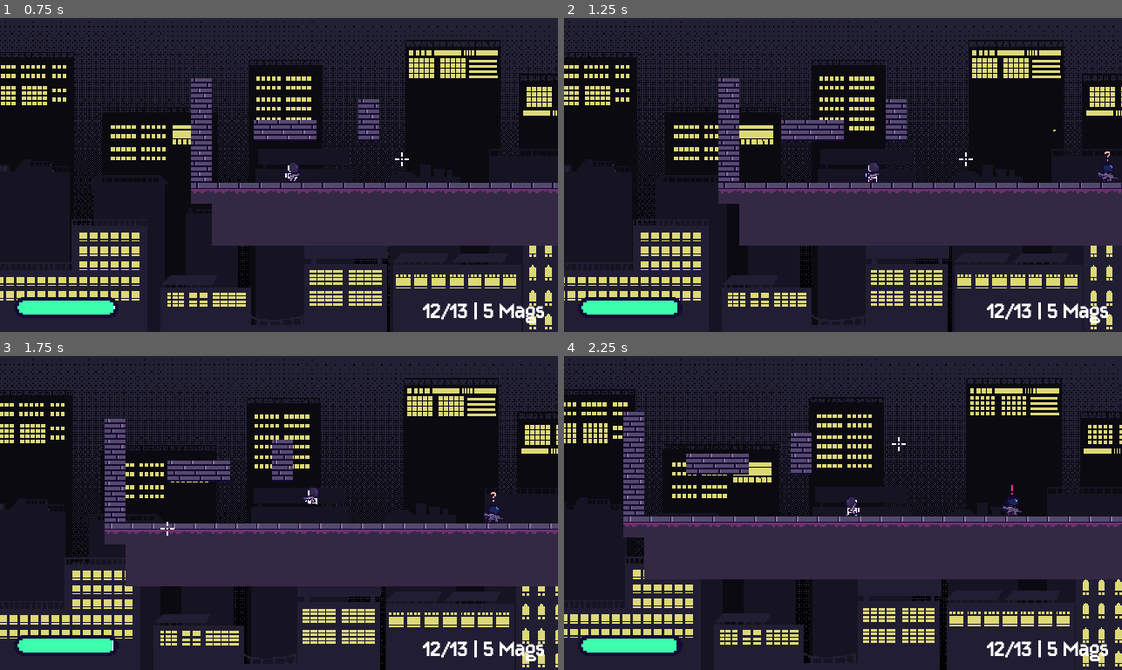
Above: before the commit, frames 1-4 (two rows, left to right).
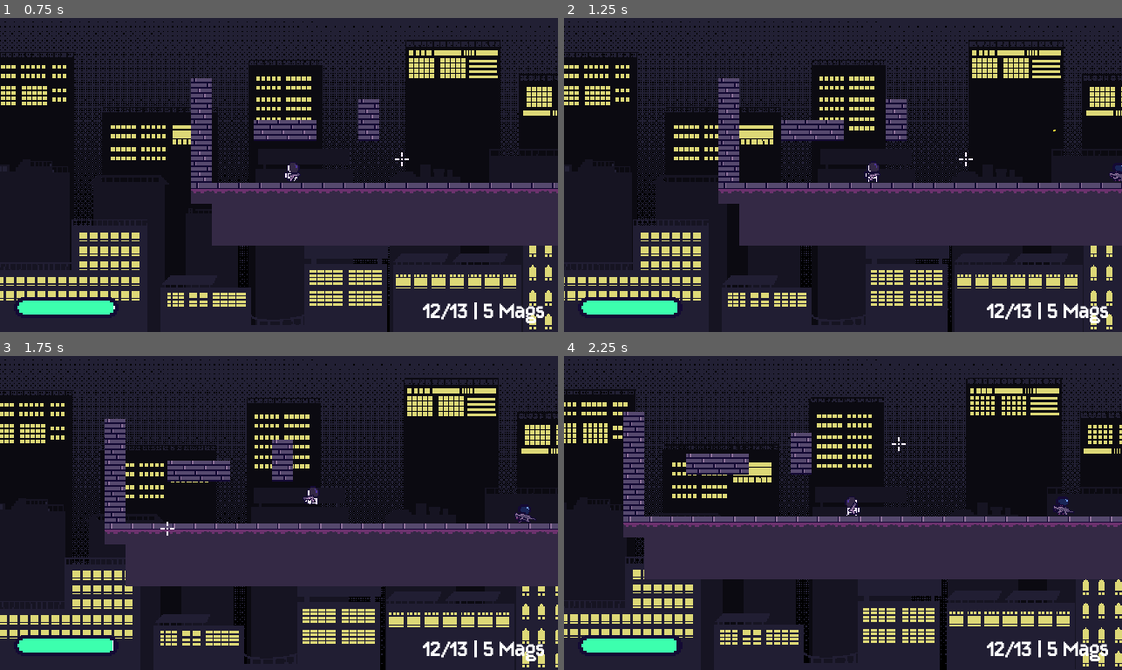
Above: after the commit, the same moments.

Repository: kyteidev/rogueshot
Game: Godot game, scene res://scenes/game_debug.tscn
Two runs of this game, one before a commit and one after it. Both use one fixed random seed, a clock stepped at 60 frames per second and the inputs below.
Inputs (mouse positions are in pixels of both pictures, inside the frame that each line leads up to):
- Up to frame 1 (0.75 s): move the mouse to (401, 159) at 0.52 s; press the mouse at (401, 159) at 0.53 s; hold D (player_right) from 0.53 s (still down)
- Up to frame 2 (1.25 s): keep holding D (player_right); tap W (player_jump) at 0.77 s
- Up to frame 3 (1.75 s): keep holding D (player_right); move the mouse to (167, 528) at 1.27 s; release the mouse at (167, 528) at 1.28 s; tap Shift (player_sprint) at 1.35 s; tap W (player_jump) at 1.52 s
- Up to frame 4 (2.25 s): move the mouse to (898, 443) at 2.02 s; release D (player_right) at 2.03 s; hold A (player_left) from 2.03 s (still down); tap 1 (weapon_1) at 2.1 s

Frame 1 is identical in both runs. In frame 2, 0.1% of the frame differs, in the area x 95-100%, y 42-52%; in frame 3, 0.2%; in frame 4, 0.2%, in the area x 78-92%, y 40-51%.

Commit message:
add directional player detection for enemies

Diff:
--- a/scripts/enemy.gd
+++ b/scripts/enemy.gd
@@ -139,7 +139,12 @@
 	if state == State.DEAD or not is_detecting or not target:
 		return
 
-	los_ray.look_at(target.get_node("LOSTarget").global_position)
+	# get player los target pos and cast ray if enemy faces player
+	var target_pos = target.get_node("LOSTarget").global_position
+	if sign(global_position.x - target_pos.x) == sign(direction):
+		return
+
+	los_ray.look_at(target_pos)
 	los_ray.force_raycast_update()
 
 	# make sure enemy has line of sight to player
